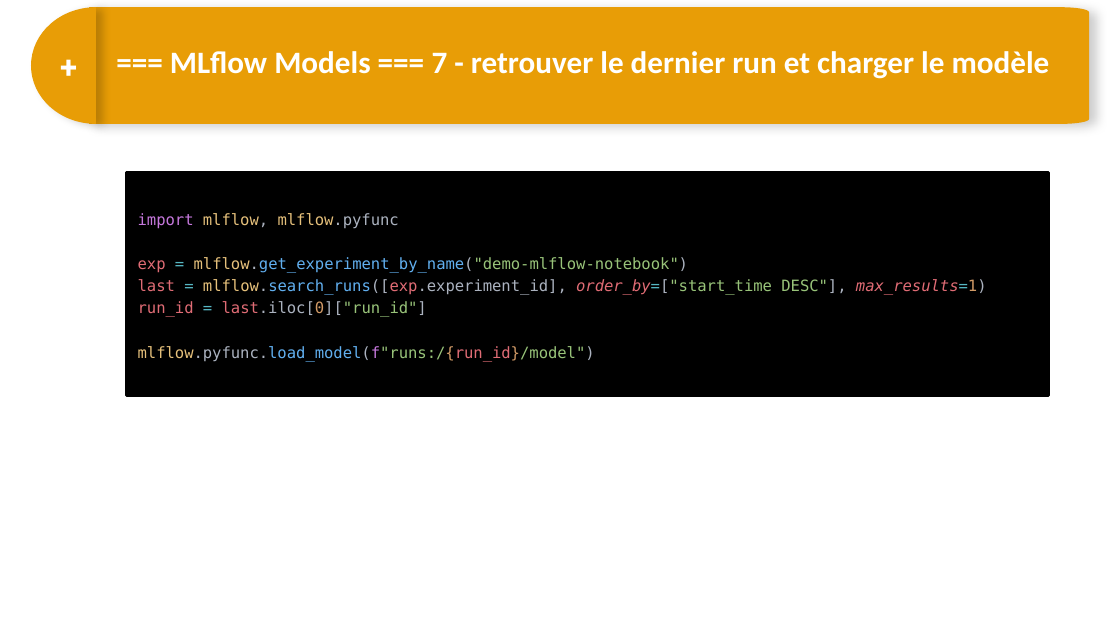
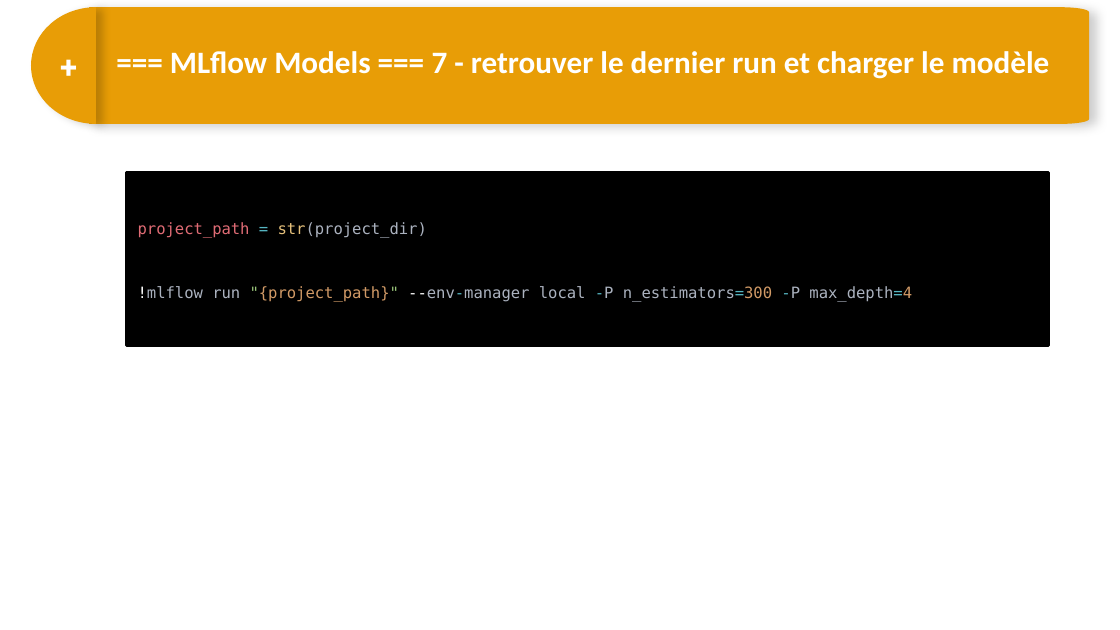
Before and after one commit to DARGOUARCH/spark_formation, a slide deck: slide 16 of 11 - NSparkAvancé - ML Tracking_Project_Model.pptx (slide 13 before the commit). Drawn at 1120x630 pixels with LibreOffice and Linux fonts; fonts in the diff are those of the drawing. Boxes give left, top, right and bottom in pixels: in the first picture for what was removed or moved away, otherwise in the second. Text is boxed around its words. In the diff, an @@ line names an element or a change of style, - is before the commit and + after.

```diff
--- a/11 - NSparkAvancé - ML Tracking_Project_Model.pptx
+++ b/11 - NSparkAvancé - ML Tracking_Project_Model.pptx
@@ rectangle "project_path = str(project_dir)" resized from (x1=127, y1=172, x2=1048, y2=395) to (x1=127, y1=172, x2=1048, y2=346) @@
@@ text in rectangle at (x1=138, y1=222, x2=912, y2=302): text changed; text colour #98C379 to #ABB2BF @@
-import mlflow, mlflow.pyfunc
-exp = mlflow.get_experiment_by_name("demo-mlflow-notebook")
-last = mlflow.search_runs([exp.experiment_id], order_by=["start_time DESC"], max_results=1)
-run_id = last.iloc[0]["run_id"]
-mlflow.pyfunc.load_model(f"runs:/{run_id}/model")
+project_path = str(project_dir)
+!mlflow run "{project_path}" --env-manager local -P n_estimators=300 -P max_depth=4
```
Also in this commit, not shown: 10 other slides changed, 5 slides added, 1 slide removed.
